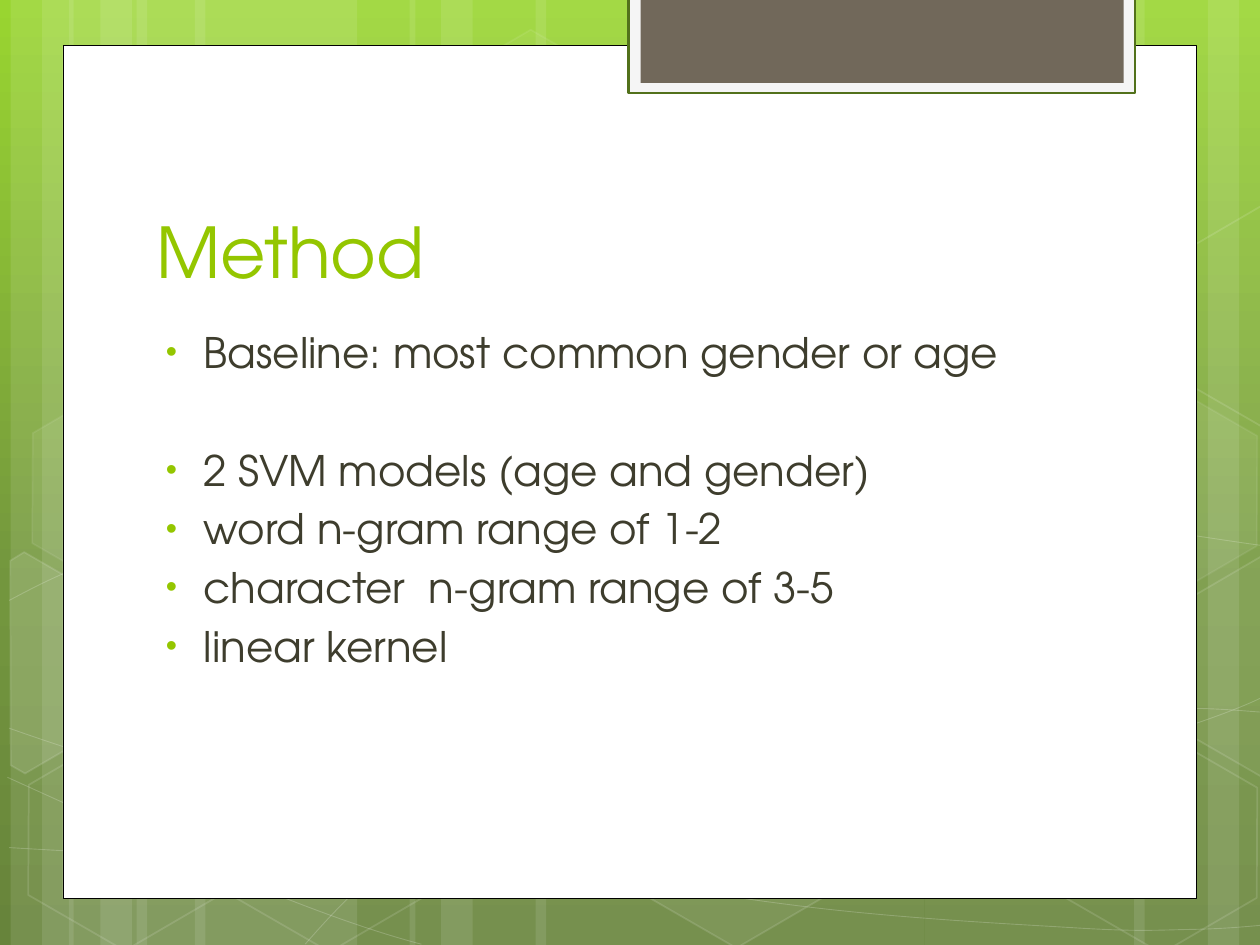
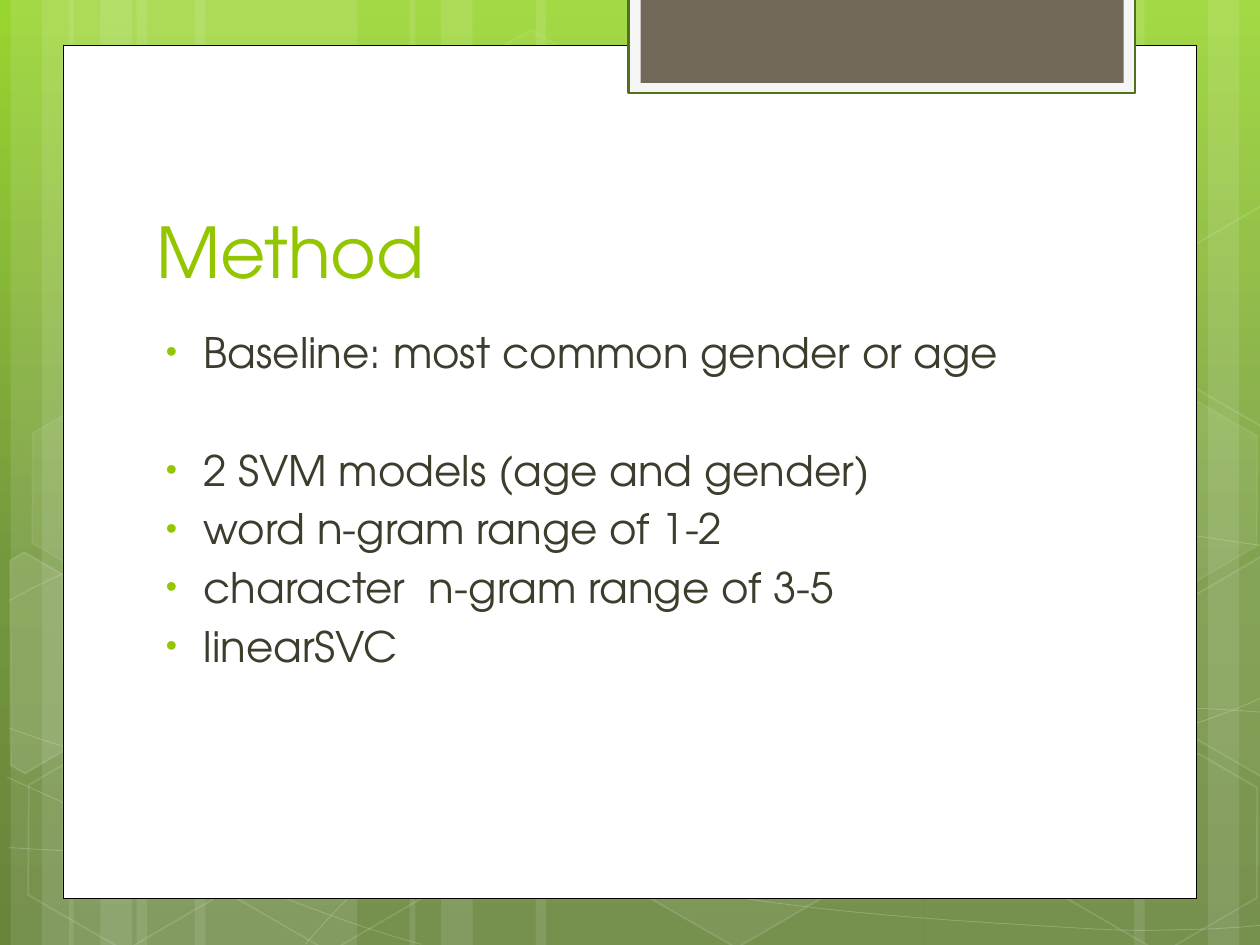
Before and after one commit to DaphneGroot/LFD-Final-Project, a slide deck: slide 6 of Presentation.pptx. Drawn at 1260x945 pixels with LibreOffice and Linux fonts; fonts in the diff are those of the drawing. Boxes give left, top, right and bottom in pixels: in the first picture for what was removed or moved away, otherwise in the second. Text is boxed around its words. In the diff, an @@ line names an element or a change of style, - is before the commit and + after.

```diff
--- a/Presentation.pptx
+++ b/Presentation.pptx
@@ text at (204,630,398,663): text changed @@
-• linear kernel
+• linearSVC
```
Also in this commit, not shown: 2 other slides changed, 2 slides added, 1 slide removed.
